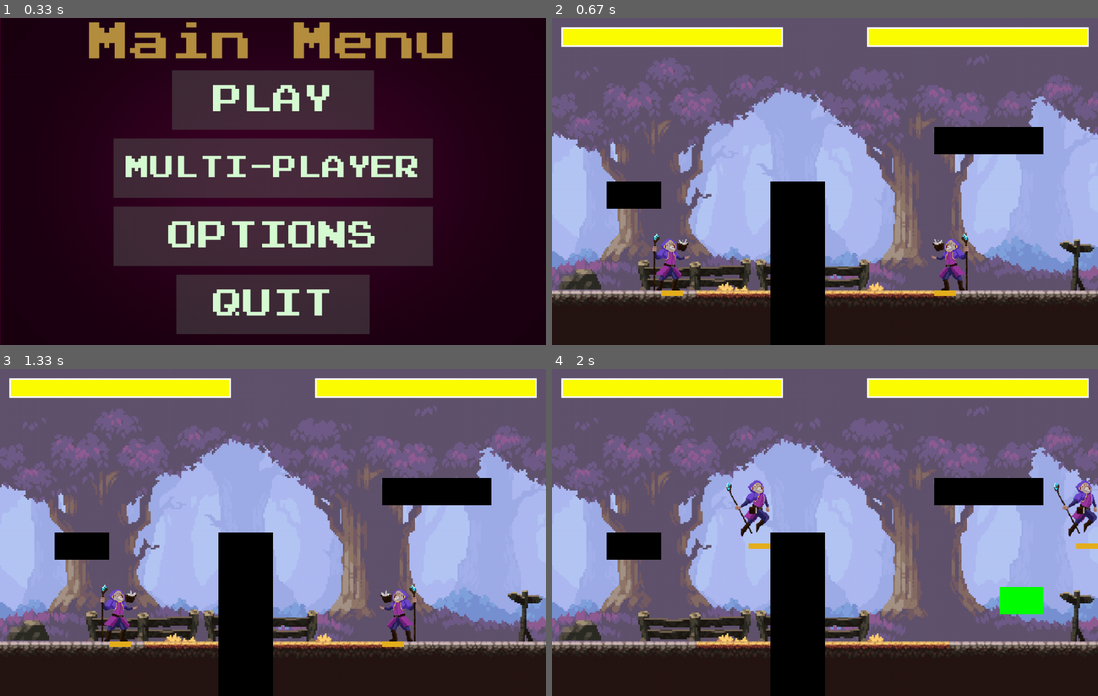
Above: before the commit, frames 1-4 (two rows, left to right).
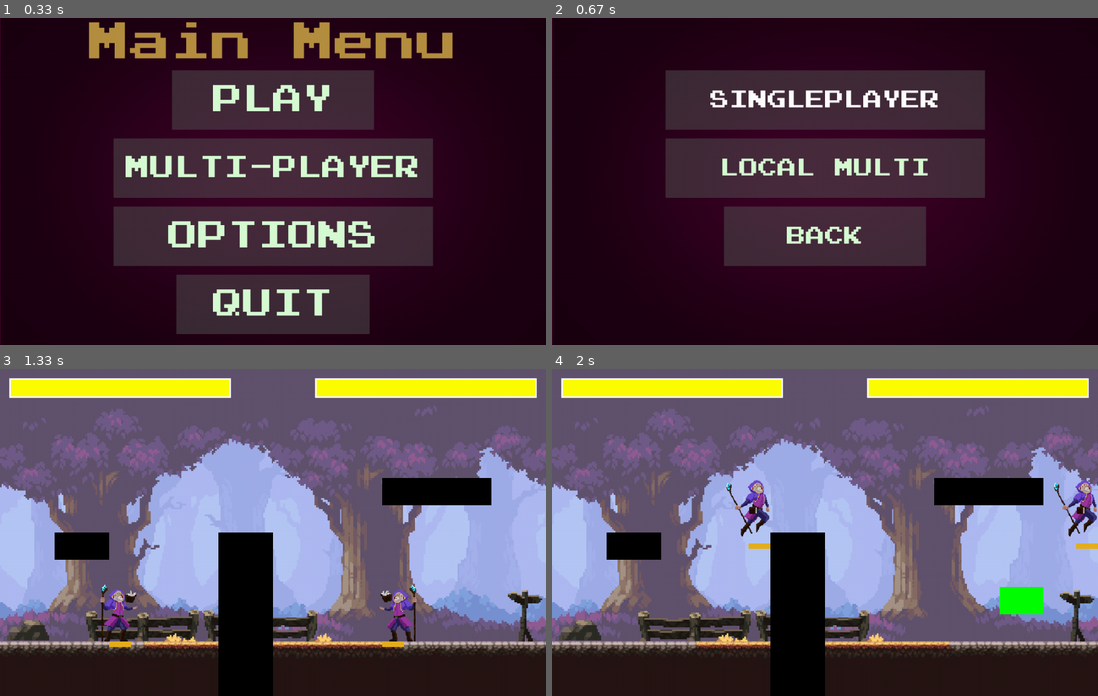
Above: after the commit, the same moments.

Repository: michaelc445/street-fighter-pygame
Game: pygame game, started from game/main.py
The game is run twice, just before and just after one commit, with the same random seed, the same clock (stepped at 60 frames per second) and the same inputs.
Inputs (mouse positions are in pixels of both pictures, inside the frame that each line leads up to):
- Up to frame 1 (0.33 s): no input
- Up to frame 2 (0.67 s): click "PLAY" at 0.38 s
- Up to frame 3 (1.33 s): click (273, 450) at 0.72 s, where only the run after the commit has a clickable "SINGLEPLAYER"; tap T at 1 s
- Up to frame 4 (2 s): hold Right 1.33-1.8 s; hold D 1.33-1.8 s; tap T at 1.48 s; hold Up from 1.83 s (still down); hold W from 1.83 s (still down)

Frame 1 is identical in both runs. In frame 2, 88% of the frame differs, in the area x 0-100%, y 0-100%; in frame 3, 0.2%; in frame 4, nothing differs.

Commit message:
added comments

Diff:
--- a/game/fighter.py
+++ b/game/fighter.py
@@ -155,9 +155,12 @@
                 self.projectile_cooldown = 100
 
     def draw(self, surface):
-        img = pygame.transform.flip(self.img, self.flip, False)
+        #draw hitbox of player
         #pygame.draw.rect(surface, self.color, self.rect)
         #self.color = (255, 0, 0)
+
+        #draw player
+        img = pygame.transform.flip(self.img, self.flip, False)
         surface.blit(img, (self.rect.x - self.offset[0], self.rect.y - self.offset[1]))
 
     def loadSprites(self):
--- a/game/main.py
+++ b/game/main.py
@@ -500,6 +500,52 @@
         pygame.display.update()
 
 
+#new menu for when you click play, it should have a "local multiplayer" and a "singleplayer" button
+def menu_play():
+    while True:
+        menu_scaled = pygame.transform.scale(menu_bg, (SCREEN_WIDTH, SCREEN_HEIGHT))
+        screen.blit(menu_scaled, (0, 0))
+        mouse = pygame.mouse.get_pos()
+
+        text = font(75).render("Play Menu", True, "#b68f40")
+        rect = text.get_rect(center=(500, 45))
+
+        single_player = Button(image=pygame.image.load("assets/Options Rect.png"), pos=(500, 150),
+                      text_input="SINGLEPLAYER", font=font(35), base_color="#d7fcd4", hovering_color="White")
+
+        local = Button(image=pygame.image.load("assets/Options Rect.png"), pos=(500, 275),
+                      text_input="LOCAL MULTI", font=font(35), base_color="#d7fcd4", hovering_color="White")
+
+        back = Button(image=pygame.image.load("assets/Play Rect.png"), pos=(500, 400),
+                      text_input="BACK", font=font(35), base_color="#d7fcd4", hovering_color="White")
+
+        for button in [single_player, local, back]:
+            button.changeColor(mouse)
+            button.update(screen)
+
+        for event in pygame.event.get():
+            if event.type == pygame.QUIT:
+                pygame.quit()
+                sys.exit()
+            if event.type == pygame.KEYDOWN:
+                if event.key == pygame.K_ESCAPE:
+                    pygame.quit()
+                    sys.exit()
+            if event.type == pygame.MOUSEBUTTONDOWN:
+                if single_player.checkForInput(mouse):
+                    pygame.display.set_caption("Single Player")
+                    game_loop()
+                if local.checkForInput(mouse):
+                    pygame.display.set_caption("Local Multiplayer")
+                    game_loop()
+                if back.checkForInput(mouse):
+                    pygame.display.set_caption("Main Menu")
+                    main_menu()
+
+        pygame.display.update()
+
+
+
 # main menu
 def main_menu():
     while True:
@@ -538,7 +584,7 @@
             if event.type == pygame.MOUSEBUTTONDOWN:
                 if play.checkForInput(mouse):
                     pygame.display.set_caption("Game")
-                    game_loop()
+                    menu_play()
                 if multi_player.checkForInput(mouse):
                     pygame.display.set_caption("Multi Player")
                     game_client = GameClient(1234)
